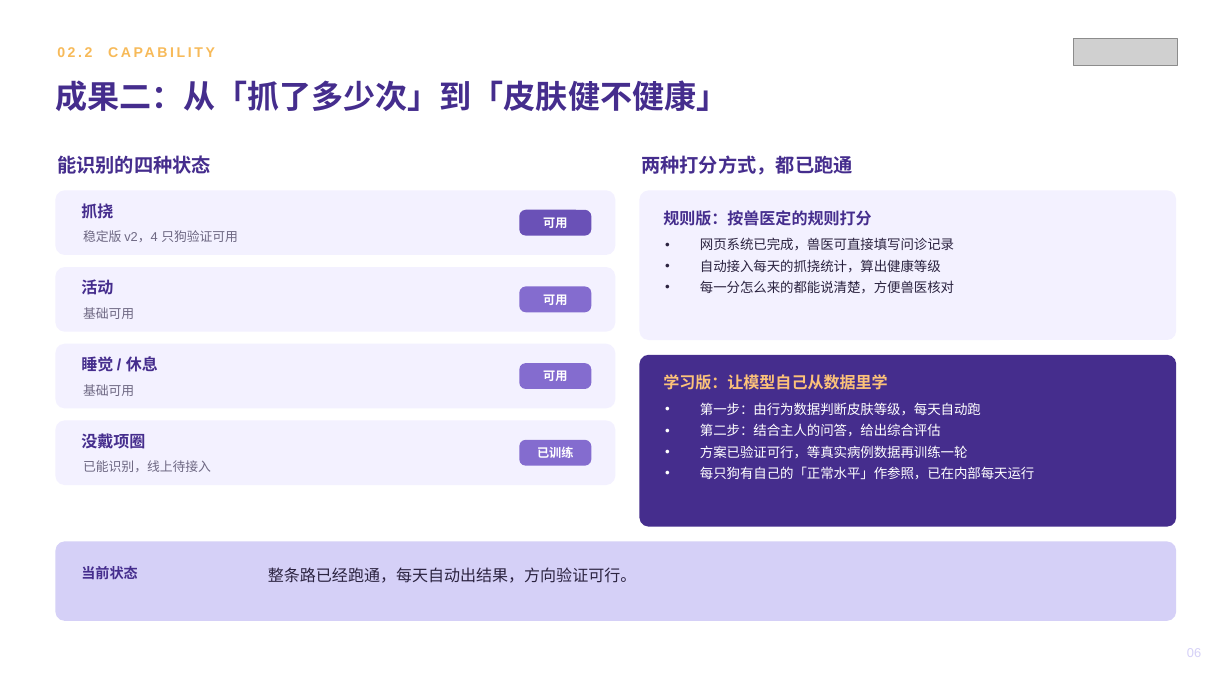
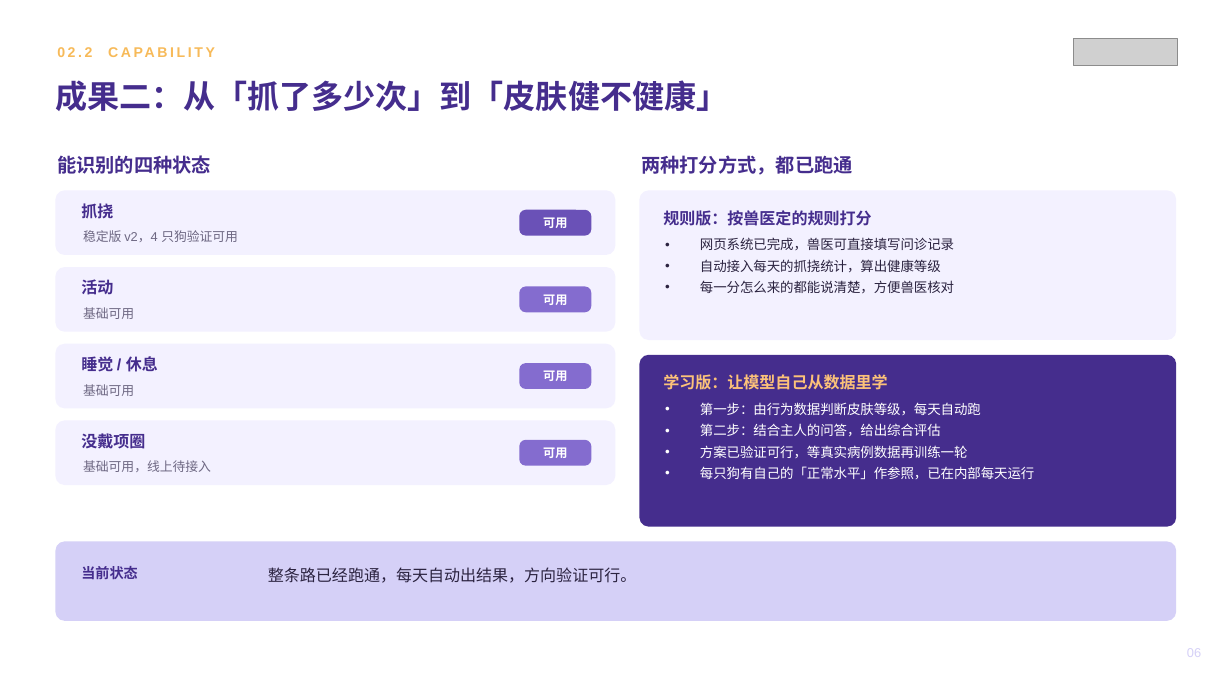
Before and after one commit to zhuyetuo/workplace_soft_skills, a slide deck: slide 6 of 转正述职/转正述职报告-Toky.pptx. Drawn at 1232x693 pixels with LibreOffice and Linux fonts; fonts in the diff are those of the drawing; grey boxes stand for pictures. Boxes give left, top, right and bottom in pixels: in the first picture for what was removed or moved away, otherwise in the second. Text is boxed around its words. In the diff, an @@ line names an element or a change of style, - is before the commit and + after.

```diff
--- a/转正述职/转正述职报告-Toky.pptx
+++ b/转正述职/转正述职报告-Toky.pptx
@@ text at (x1=543, y1=447, x2=567, y2=458): text changed @@
-已训练
+可用
@@ text at (x1=83, y1=460, x2=211, y2=472): text changed @@
-已能识别，线上待接入
+基础可用，线上待接入
```
Also in this commit, not shown: 1 other file.
